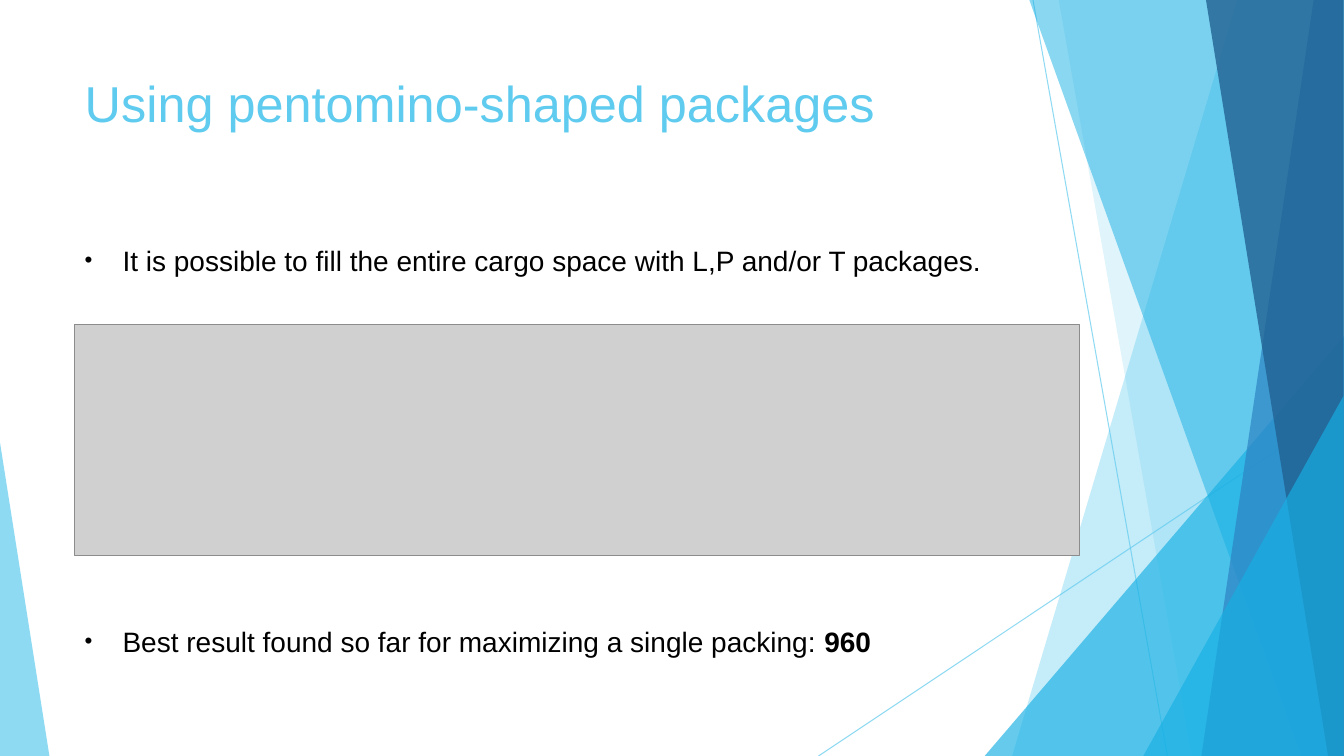
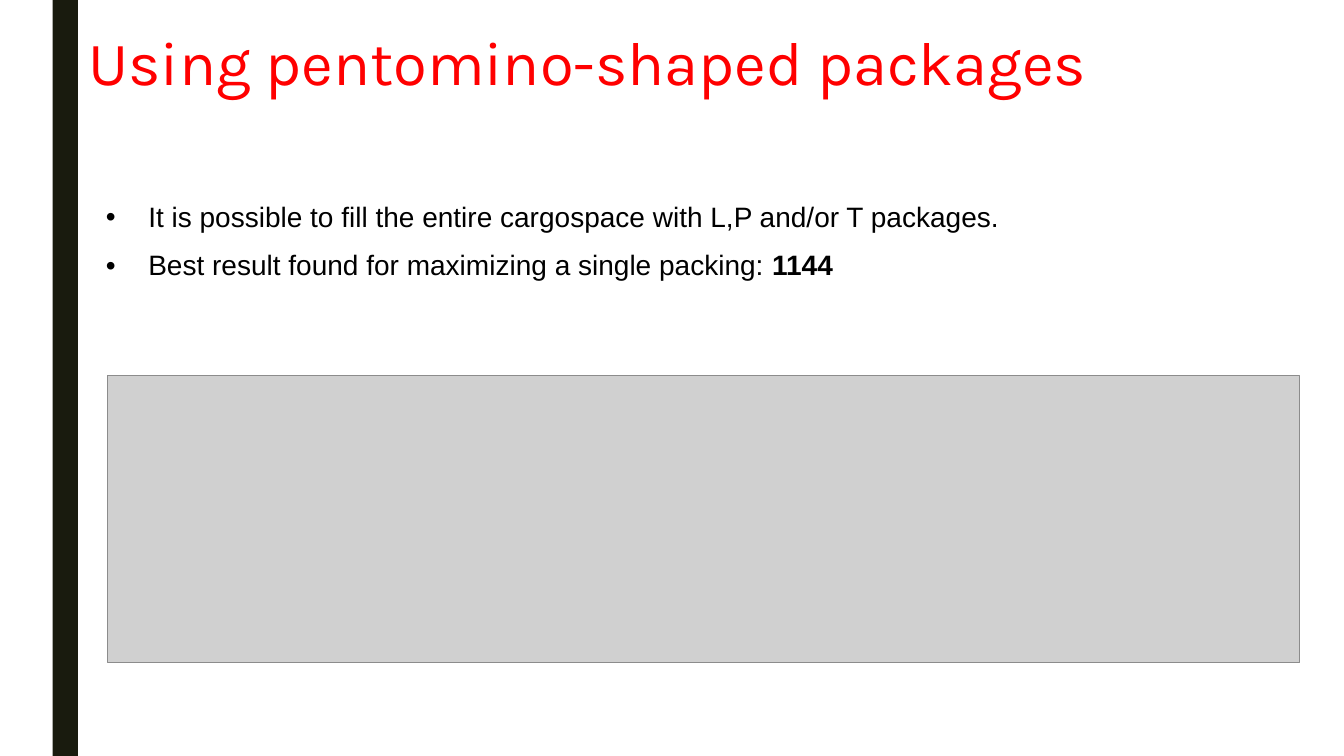
Before and after one commit to swengeler/PP3, a slide deck: slide 5 of Report, presentation and related stuff/Knapsack_problem.pptx (slide 17 before the commit). Drawn at 1344x756 pixels with LibreOffice and Linux fonts; fonts in the diff are those of the drawing; grey boxes stand for pictures. Boxes give left, top, right and bottom in pixels: in the first picture for what was removed or moved away, otherwise in the second. Text is boxed around its words. In the diff, an @@ line names an element or a change of style, - is before the commit and + after.

```diff
--- a/Report, presentation and related stuff/Knapsack_problem.pptx
+++ b/Report, presentation and related stuff/Knapsack_problem.pptx
@@ rectangle added at (x1=52, y1=0, x2=78, y2=756), fill #191B0E @@
@@ title "Using pentomino-shaped packages" moved from (x1=85, y1=85, x2=875, y2=132) to (x1=88, y1=42, x2=1086, y2=100) @@
@@ title "Using pentomino-shaped packages" at (x1=88, y1=42, x2=1086, y2=100): size 36 to 44 pt, font Arial to Karla, text colour #5FCBEF to #FF0000; line spacing 1 to 0.89 @@
@@ text at (x1=148, y1=206, x2=999, y2=281): text changed @@
-• It is possible to fill the entire cargo space with L,P and/or T packages.
-• Best result found so far for maximizing a single packing: 960
+• It is possible to fill the entire cargospace with L,P and/or T packages.
+• Best result found for maximizing a single packing: 1144
@@ picture removed at (x1=75, y1=325, x2=1080, y2=556) @@
@@ picture added at (x1=108, y1=376, x2=1301, y2=663) @@
@@ group removed at (x1=0, y1=0, x2=1344, y2=756): 5 freeform shapes, 3 triangles, 2 lines @@
```
Also in this commit, not shown: 15 other slides changed, 9 slides added, 1 slide removed.
